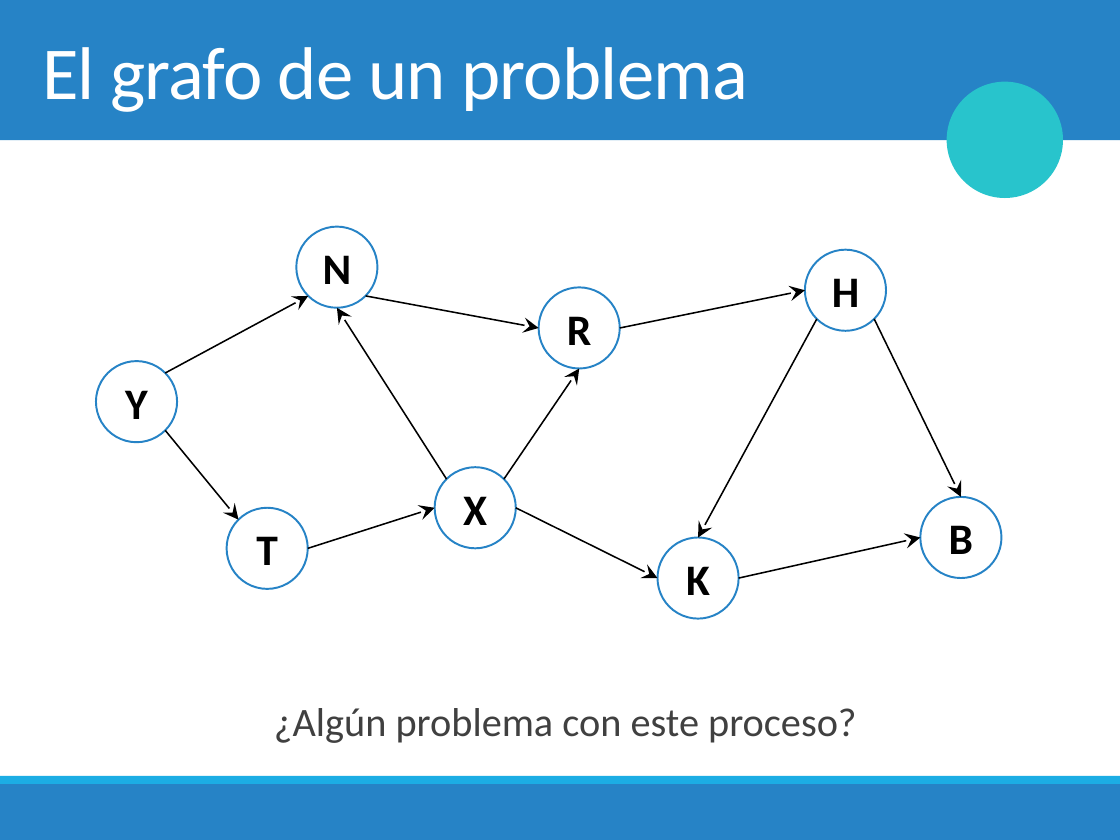
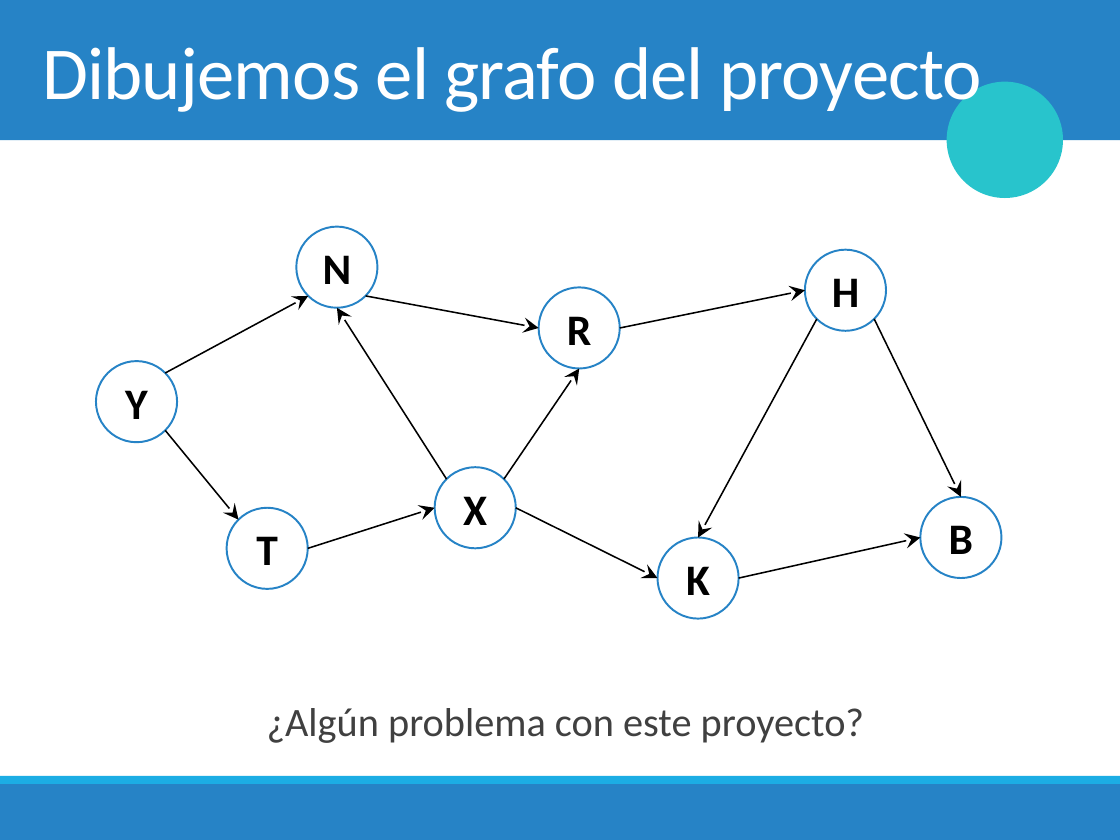
Before and after one commit to mplazadelosreyes/2018-2, a slide deck: slide 5 of Clases/13. Grafos & Depth First Search.pptx. Drawn at 1120x840 pixels with LibreOffice and Linux fonts; fonts in the diff are those of the drawing; background and template pictures are left out. Boxes give left, top, right and bottom in pixels: in the first picture for what was removed or moved away, otherwise in the second. Text is boxed around its words. In the diff, an @@ line names an element or a change of style, - is before the commit and + after.

```diff
--- a/Clases/13. Grafos & Depth First Search.pptx
+++ b/Clases/13. Grafos & Depth First Search.pptx
@@ title at (x1=42, y1=47, x2=982, y2=117): text changed @@
-El grafo de un problema
+Dibujemos el grafo del proyecto
@@ text at (x1=267, y1=708, x2=864, y2=743): text changed @@
-  ¿Algún problema con este proceso?
+  ¿Algún problema con este proyecto?
```
Also in this commit, not shown: 41 other slides changed, 23 slides added, 1 slide removed, 5 other files.
